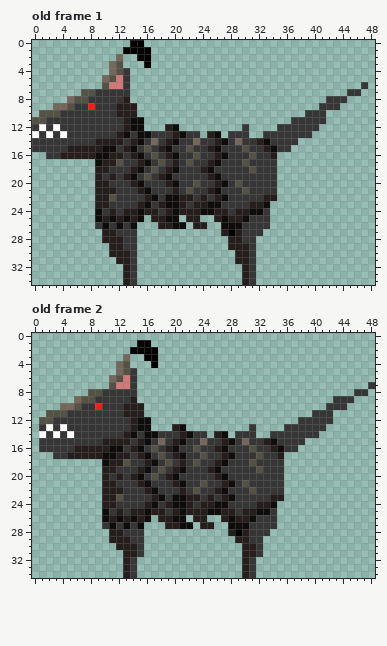
A pixel-art file gets an edit: assets/textures/actors/enemies/dark_beast.ase. Above: the version before the commit.
49x35 pixels, 2 frames. Shown: old frame 1, old frame 2. The commit also changed other frames, which this record leaves out.
Now the later version:
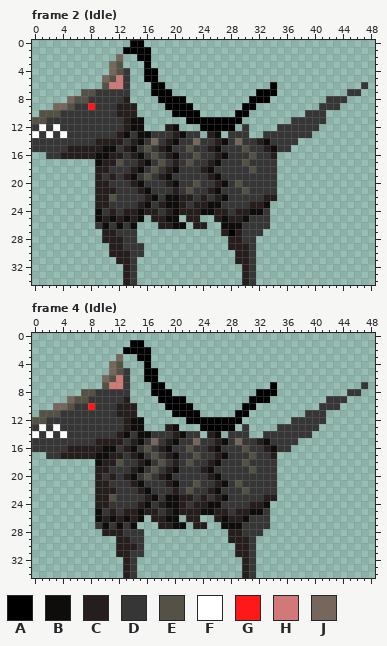
Palette (. is transparent): A #000000  B #0f0c0c  C #261d1d  D #363636  E #545145  F #ffffff  G #ff1818  H #d17878  J #75675c
A new or re-ordered frame is compared with the old frame closest to it.
Message: Add Enemy class Made dark beast extend Enemy class
Difference:
frames 2 -> 5
frames re-ordered
Changed rows in their new state; - is an unchanged pixel.
Frame 2 (Idle) against old frame 1, layer "Dark Beast":
first column x 16:
 4 AA-----------------
 5 AA-----------------
 6 -AA---------------A
 7 -AAA------------AAA
 8 --AAAA---------AAA-
 9 ---AAAA-------AA---
10 ----AAAA-----AA----
11 ------AAAAAAAA-----
12 --------AAAAA------
first column x 15:
29 D
30 D
Frame 4 (Idle) is new; against old frame 2, layer "Dark Beast":
first column x 0:
 1 --------------A-.--------------------------------
 2 -------------A---.-------------------------------
 3 ------------J.-A-.-------------------------------
 4 -----------JE.--A.-------------------------------
 5 -----------JED.-AA-------------------------------
 6 ----------JEHD.-AA-------------------------------
 7 ----------EH-D.--AA---------------A------------D.
 8 -------E-D----.--AAA------------AAA----------D-.-
 9 -----JE-D----C.---AAAA---------AAA--------D--.---
10 ---J-ED-GD--C--.---AAAA-------AA---------D--.----
11 -E--D-------C--.----AAAA-----AA--------D--.------
12 E-D----------CB-.-----AAAAAAAA-------D----.------
13 DFDFD--------CB-.--CB.--AAAAA-D.---D-----.-------
14 FDFDFD------CBDB-D--CBD-.CB.D--.-D------.--------
15 D--------C---DCBDJDCBD-JD-CBDJD-CBD---.----------
16 D----C----B-DCBDEDCBD-ED-CBD--ED-CBD-.-----------
17 --D-C----B-C-DCBDEDCBD-ED-CBD--ED-C.-------------
18 ---------BC-ED-CBDEDCDED-CBD--ED---.-------------
19 ---------C-D--CBDEDCBD--CBD----ED--.-------------
20 ---------CDCDCBDEDCBD----CBD-------.-------------
21 ---------C-D--CBD--CBD-ED-CBDED----.-------------
22 ---------C--D--CBD--CDED-CBD--ED---.-------------
23 ---------C-ED---CBDB-C-DCDCBD----C-.-------------
24 ---------C-D---CBDCB-CDC-B-D---C-B.--------------
25 ---------BDCDC-BC-DCBC--B-C-DC-B-D.--------------
26 ---------BCBCBCB.C-B-.C-.-CBC-BD--.--------------
27 ---------DBDBDB.--C-B-.C-.-B--D---.--------------
28 ----------C------------------CD--.---------------
29 -----------.----------------C---.----------------
30 -----------------------------C-D.----------------
31 ------------C-D--------------C-D.----------------
Pixel boxes of the changes (left, top, right, bottom) in both pictures:
added: (144, 68, 277, 131)
added: (137, 243, 144, 257)
changed: (32, 340, 375, 557)
